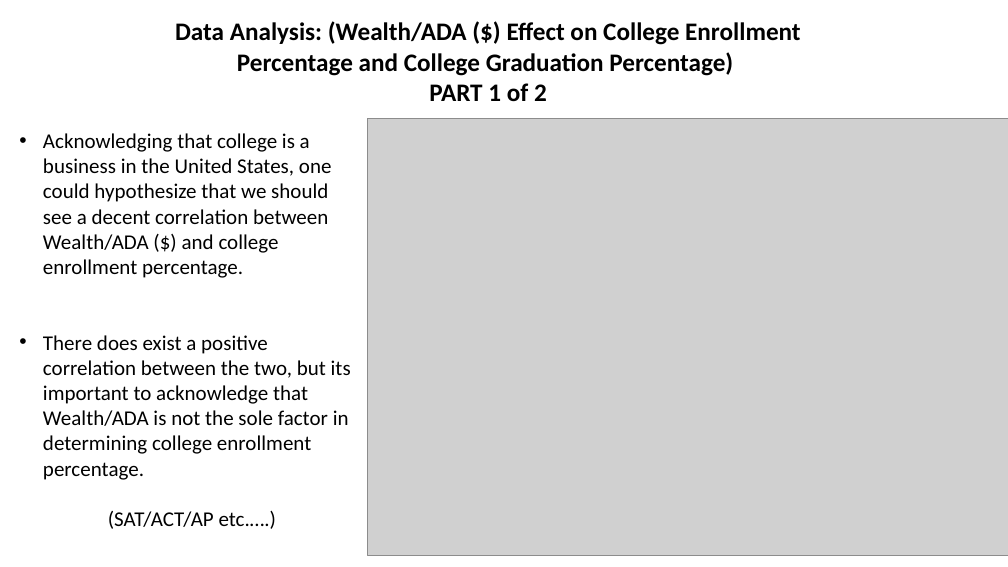
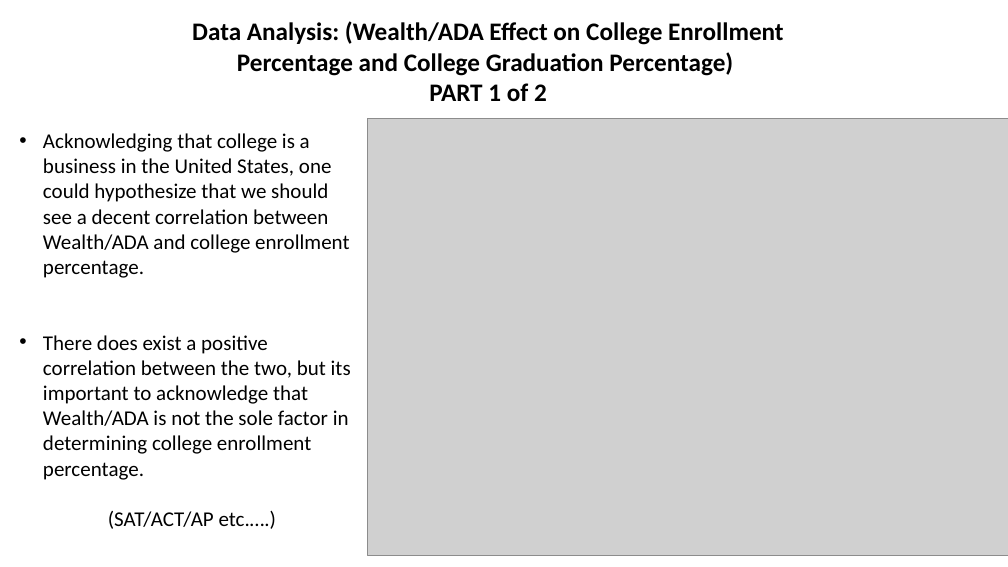
Before and after one commit to RachidRezzik/Texas_GradPercent_Predictor, a slide deck: slide 13 of TexasDistrictForecast.pptx (slide 12 before the commit). Drawn at 1008x567 pixels with LibreOffice and Linux fonts; fonts in the diff are those of the drawing; grey boxes stand for pictures. Boxes give left, top, right and bottom in pixels: in the first picture for what was removed or moved away, otherwise in the second. Text is boxed around its words. In the diff, an @@ line names an element or a change of style, - is before the commit and + after.

```diff
--- a/TexasDistrictForecast.pptx
+++ b/TexasDistrictForecast.pptx
@@ text at <box>192,21,784,76</box>: text changed @@
-Data Analysis: (Wealth/ADA ($) Effect on College Enrollment Percentage and College Graduation Percentage)
+Data Analysis: (Wealth/ADA Effect on College Enrollment Percentage and College Graduation Percentage)
@@ text at <box>43,133,349,278</box>: text changed @@
-• Acknowledging that college is a business in the United States, one could hypothesize that we should see a decent correlation between Wealth/ADA ($) and college enrollment percentage.
+• Acknowledging that college is a business in the United States, one could hypothesize that we should see a decent correlation between Wealth/ADA and college enrollment percentage.
```
Also in this commit, not shown: 7 other slides changed, 1 slide added, 2 other files.
